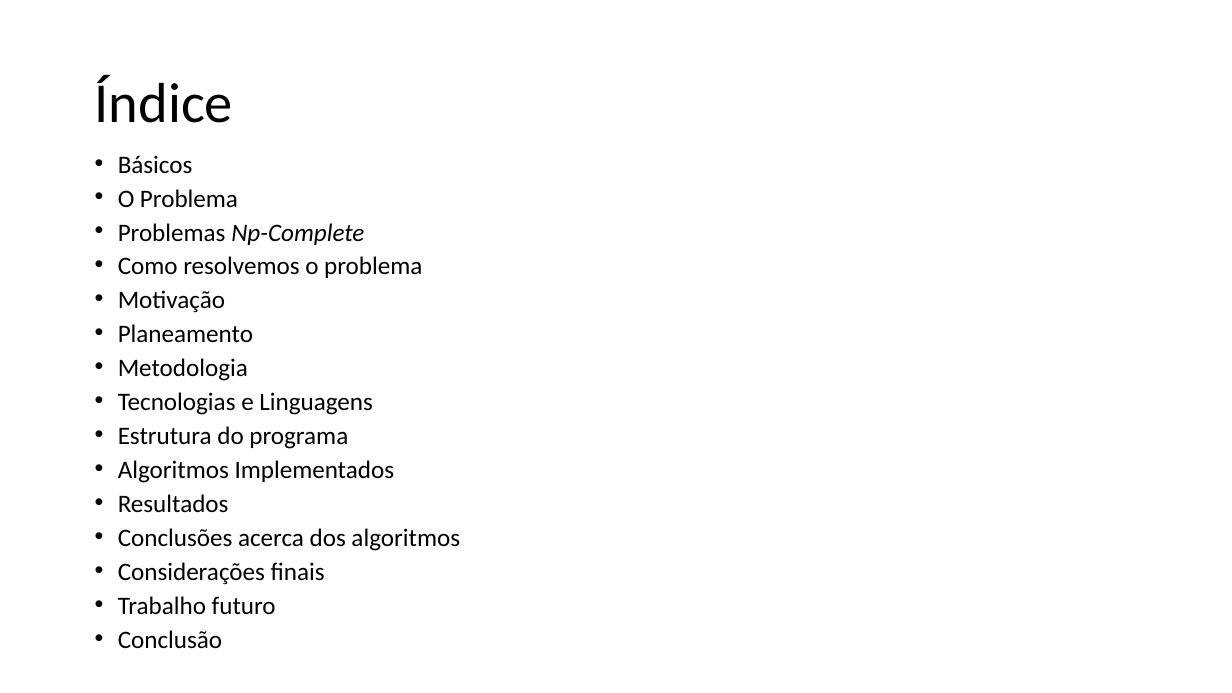
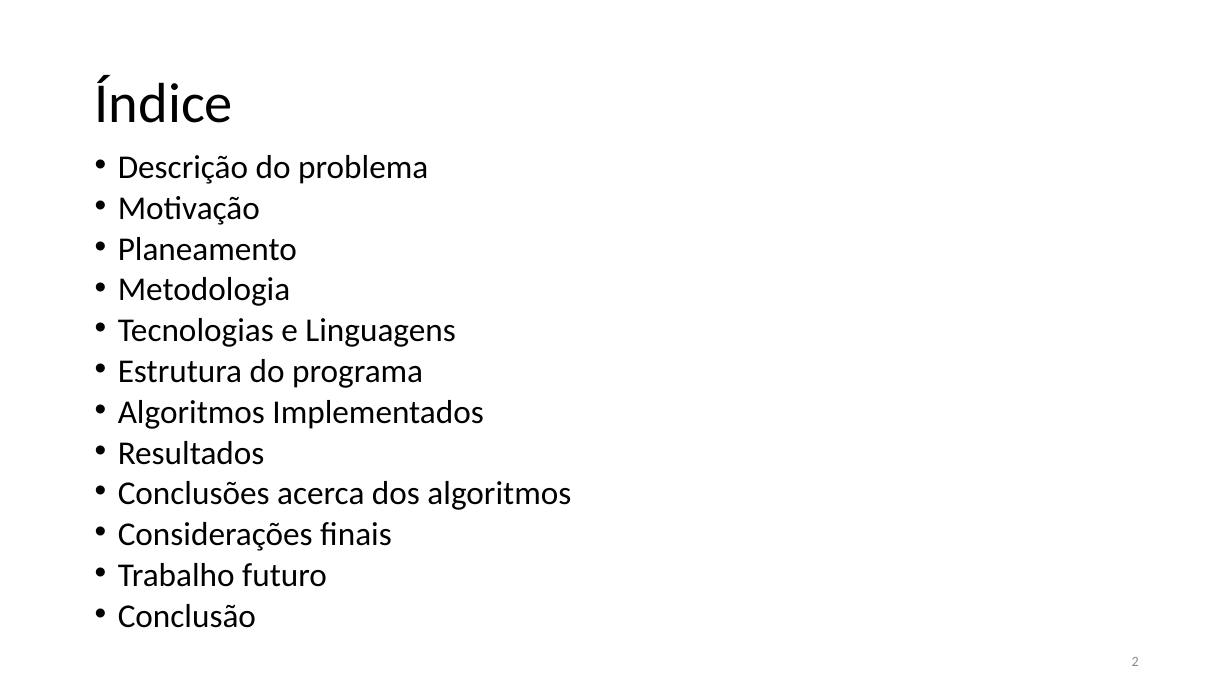
Before and after one commit to xQsme/RLP_Qt, a slide deck: slide 2 of powerpoint_defesa.pptx. Drawn at 1232x693 pixels with LibreOffice and Linux fonts; fonts in the diff are those of the drawing. Boxes give left, top, right and bottom in pixels: in the first picture for what was removed or moved away, otherwise in the second. Text is boxed around its words. In the diff, an @@ line names an element or a change of style, - is before the commit and + after.

```diff
--- a/powerpoint_defesa.pptx
+++ b/powerpoint_defesa.pptx
@@ text at (118, 155, 428, 184): text changed; size 19.6 to 25.9 pt @@
-• Básicos
-• O Problema
-• Problemas Np-Complete
-• Como resolvemos o problema
+• Descrição do problema
@@ text at (118, 196, 571, 628): size 19.6 to 25.9 pt @@
@@ page number added at (1132, 657, 1139, 666), 11 pt, text #8C8C8C @@
+2
```
Also in this commit, not shown: 30 other slides changed, 2 slides removed.
